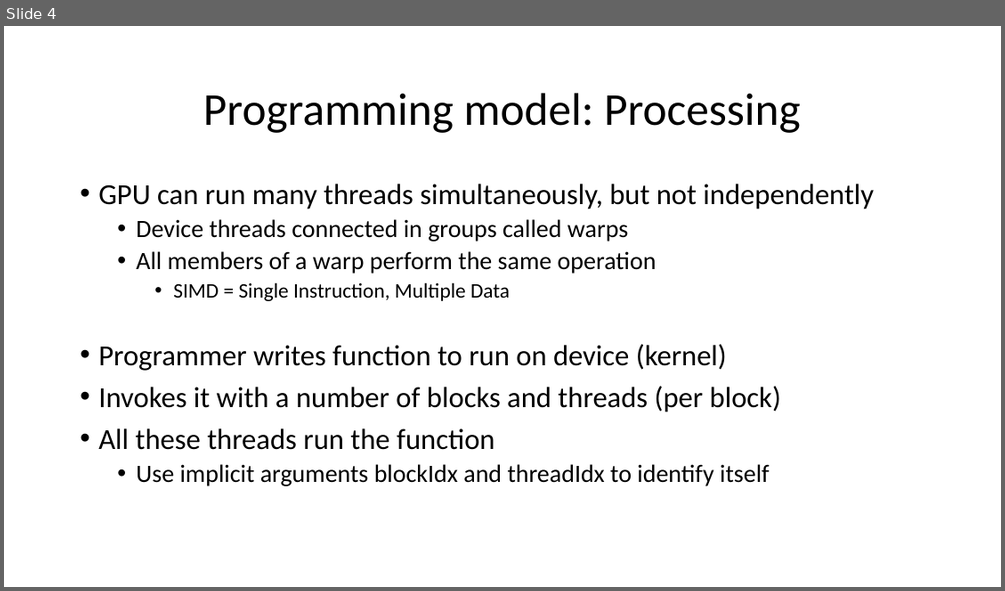
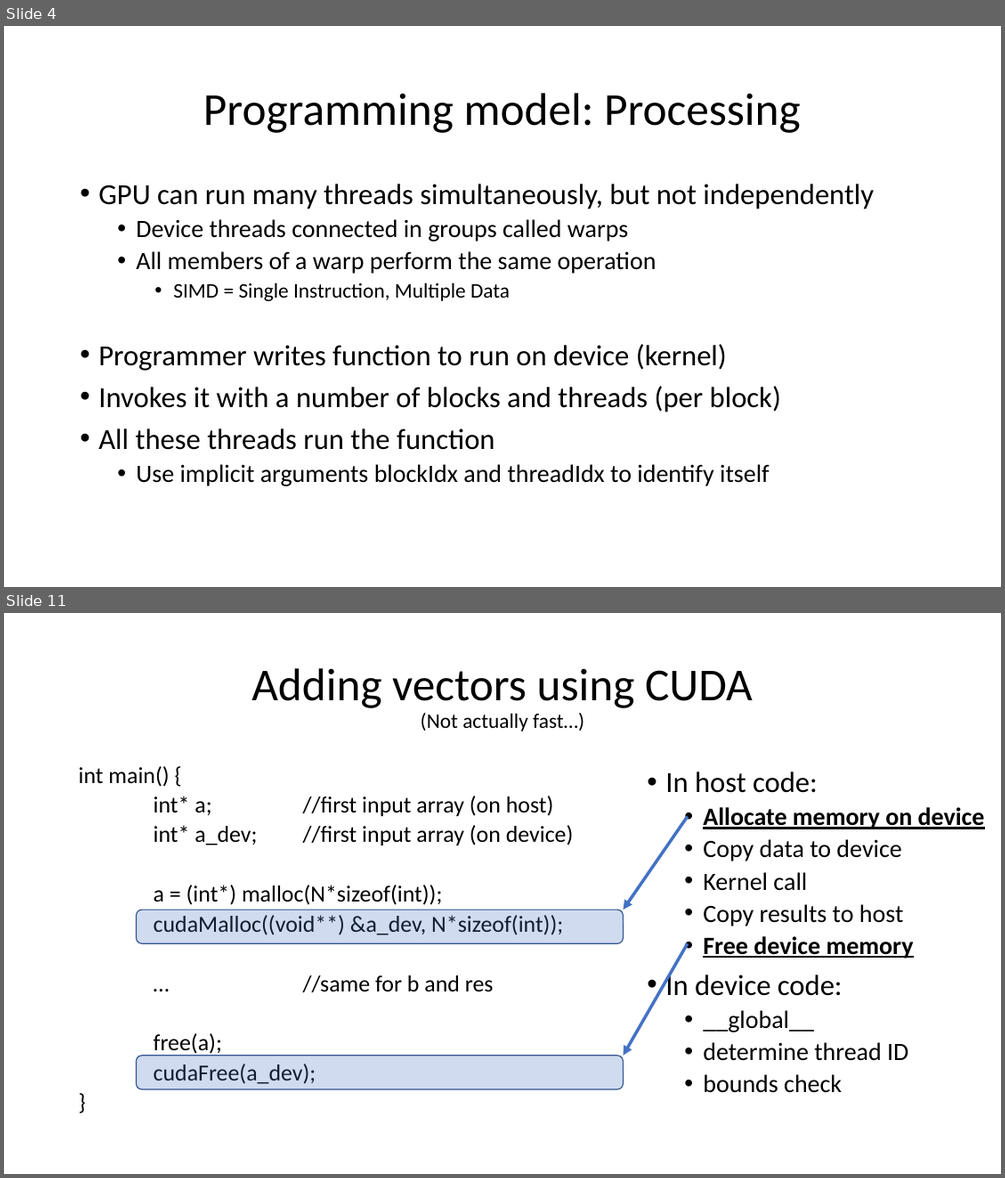
Before and after one commit to TeachingUndergradsCHC/modules, a slide deck: Programming/cuda/lecture_slides_pi.pptx. Shown one above the other, each under a label of ours: slide 4 before the commit, slides 4 and 11 after it; the slides between them are not shown. The pictures are 1005x591 and 1005x1178 pixels, drawn with LibreOffice and Linux fonts; fonts in the diff are those of the drawing. Boxes give left, top, right and bottom in pixels: in the first picture for what was removed or moved away, otherwise in the second. Text is boxed around its words. In the diff, an @@ line names an element or a change of style, - is before the commit and + after.

```diff
--- a/Programming/cuda/lecture_slides_pi.pptx
+++ b/Programming/cuda/lecture_slides_pi.pptx
@@ slide 11 added at [4, 613, 1001, 1174], background #FFFFFF @@
@@ title added at [251, 668, 752, 731], 44 pt, text #000000 @@
+Adding vectors using CUDA
+(Not actually fast…)
@@ text added at [79, 766, 574, 1084], 22.2 pt, text #000000 @@
+int main() {
+int* a; //first input array (on host)
+int* a_dev; //first input array (on device)
+a = (int*) malloc(N*sizeof(int));
+cudaMalloc((void**) &a_dev, N*sizeof(int));
+… //same for b and res
+free(a);
+cudaFree(a_dev);
+}
@@ text added at [665, 771, 985, 1093], 24 pt, text #000000 @@
+• In host code:
+  • Allocate memory on device
+  • Copy data to device
+  • Kernel call
+  • Copy results to host
+  • Free device memory
+• In device code:
+  • __global__
+  • determine thread ID
+  • bounds check
@@ arrow added from (688, 817) to (623, 910), #4472C4 3 pt @@
@@ rounded rectangle added at [137, 910, 623, 943], fill #4472C4 at 25% opacity, outline #325491 1 pt @@
@@ arrow added from (688, 943) to (623, 1055), #4472C4 3 pt @@
@@ rounded rectangle added at [137, 1055, 623, 1088], fill #4472C4 at 25% opacity, outline #325491 1 pt @@
```
Also in this commit, not shown: 11 slides changed, 6 other slides added, 1 slide removed, 3 other files.
